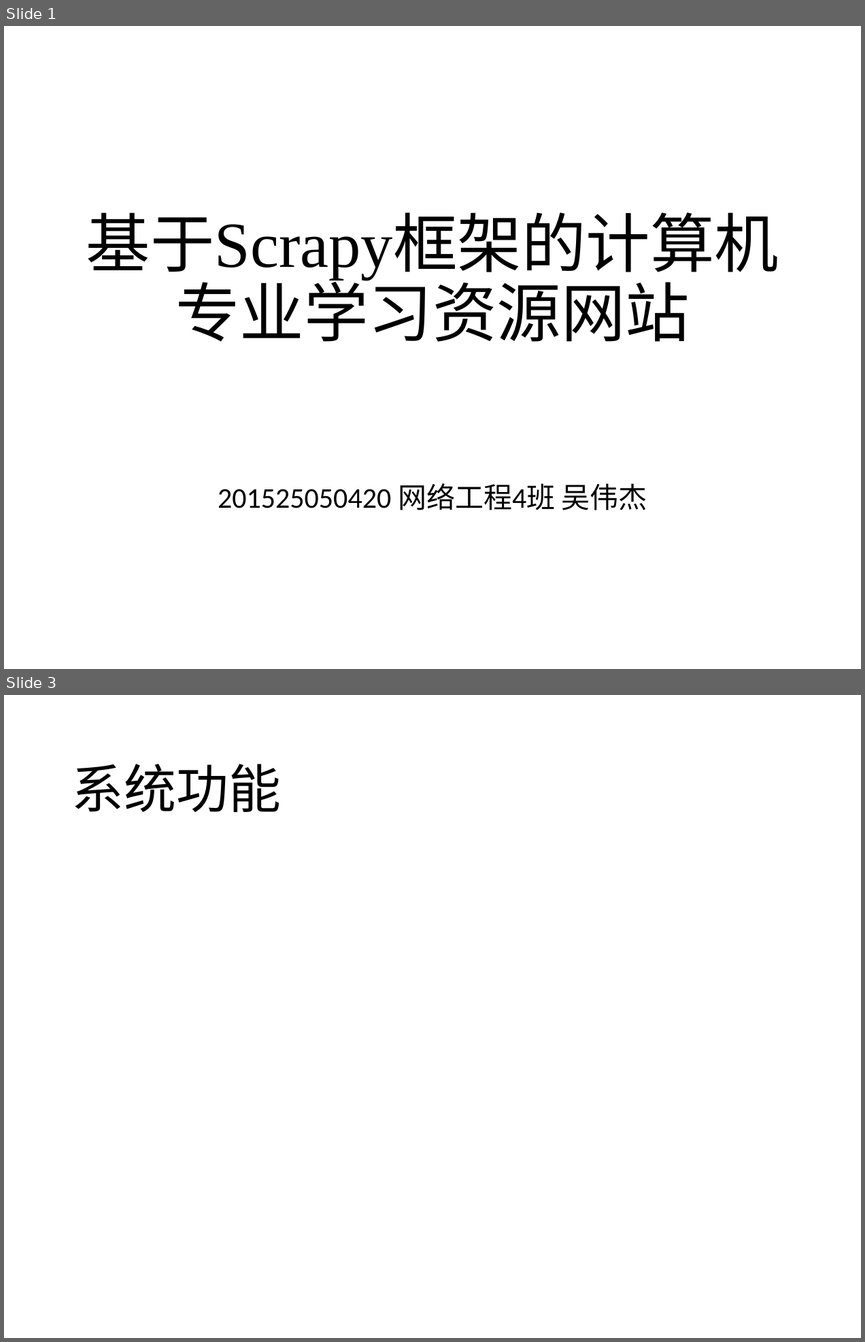
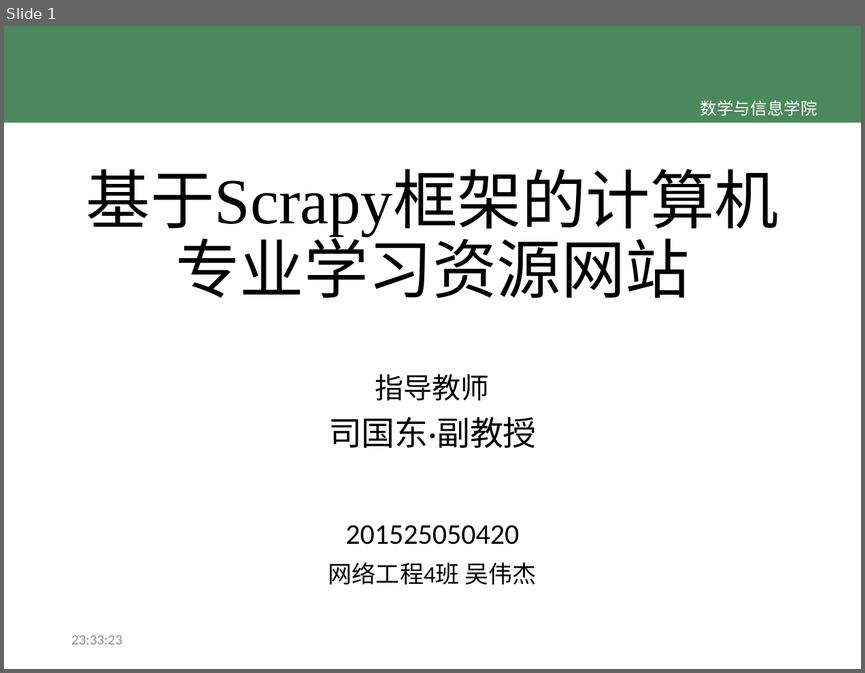
Before and after one commit to TeslaCN/graduation, a slide deck: 基于Scrapy框架的计算机专业学习资源网站_吴伟杰.pptx. Shown one above the other, each under a label of ours: slides 1 and 3 before the commit, slide 1 after it; the slides between them are not shown. The pictures are 865x1342 and 865x673 pixels, drawn with LibreOffice and Linux fonts; fonts in the diff are those of the drawing; background and template pictures are left out. Boxes give left, top, right and bottom in pixels: in the first picture for what was removed or moved away, otherwise in the second. Text is boxed around its words. In the diff, an @@ line names an element or a change of style, - is before the commit and + after.

```diff
--- a/基于Scrapy框架的计算机专业学习资源网站_吴伟杰.pptx
+++ b/基于Scrapy框架的计算机专业学习资源网站_吴伟杰.pptx
@@ slide 3 removed at bbox=[4, 695, 861, 1338], background #FFFFFF @@
@@ title removed at bbox=[71, 764, 281, 812] @@
-系统功能
@@ slide 1 changed as well @@
@@ rectangle added at bbox=[4, 26, 861, 123], fill #4D885D @@
@@ text added at bbox=[700, 100, 817, 116], 14 pt, text #FFFFFF @@
+数学与信息学院
@@ title "基于Scrapy框架的计算机专业学习资源网站": place and size @@
-title "基于Scrapy框架的计算机专业学习资源网站" at bbox=[86, 212, 779, 283]
+title "基于Scrapy框架的计算机专业学习资源网站" at bbox=[86, 169, 779, 240]
@@ text added at bbox=[328, 373, 536, 448], 28 pt, text #000000 @@
+指导教师
+司国东·副教授
@@ subtitle at bbox=[328, 524, 536, 584]: text changed @@
-201525050420 网络工程4班 吴伟杰
+201525050420
+网络工程4班 吴伟杰
@@ text added at bbox=[71, 635, 122, 644], 12 pt, text #8C8C8C @@
+23:33:23
```
Also in this commit, not shown: 4 other slides changed, 5 slides added, 2 other slides removed.
